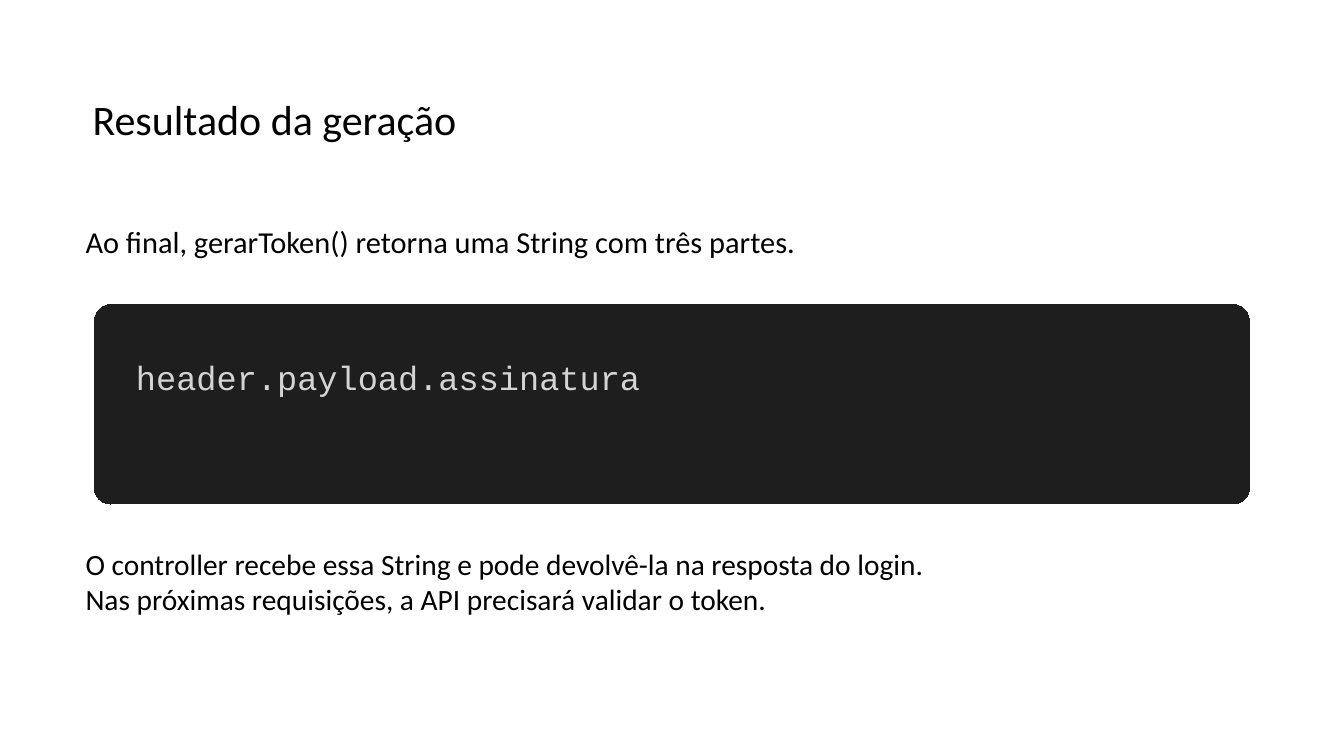
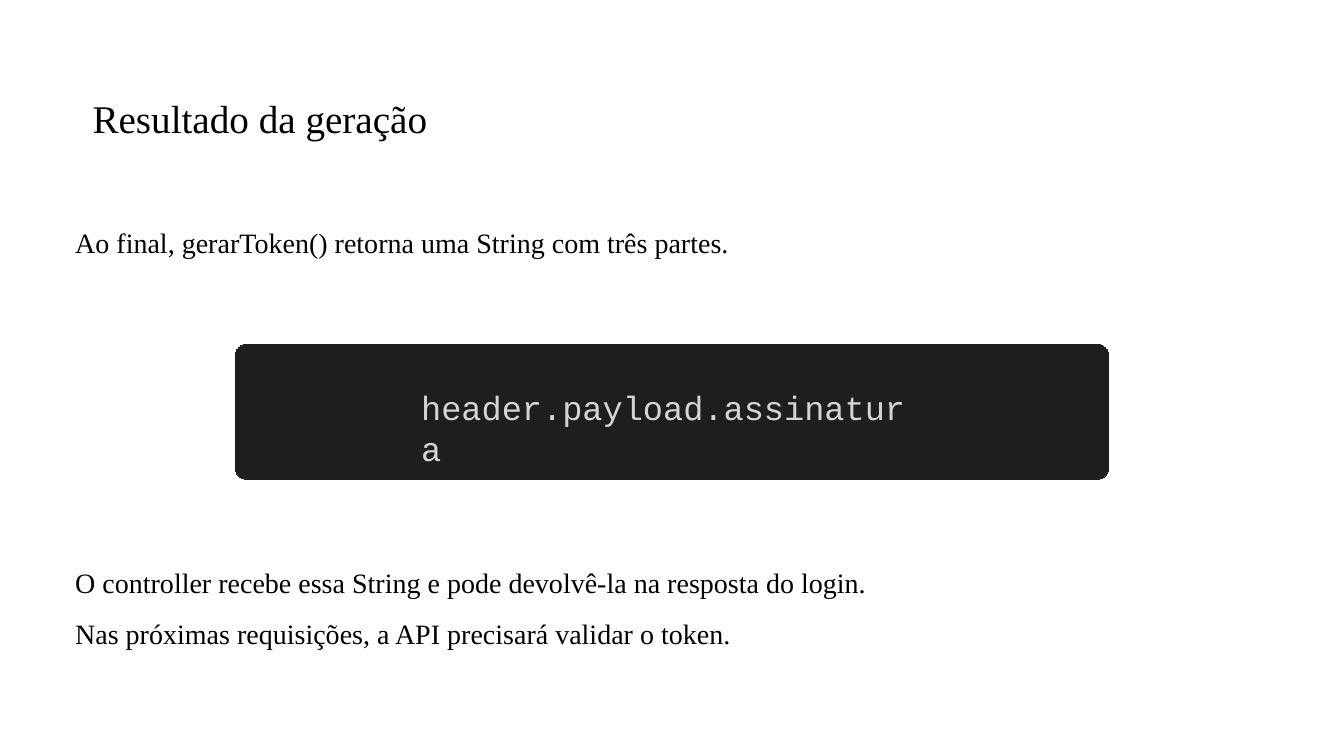
Before and after one commit to PedroMiho/UMC, a slide deck: slide 17 of engenharia-software/software-corporativo/boas-praticas/aula-07-JWT/spring-security.pptx (slide 16 before the commit). Drawn at 1344x756 pixels with LibreOffice and Linux fonts; fonts in the diff are those of the drawing; background and template pictures are left out. Boxes give left, top, right and bottom in pixels: in the first picture for what was removed or moved away, otherwise in the second. Text is boxed around its words. In the diff, an @@ line names an element or a change of style, - is before the commit and + after.

```diff
--- a/engenharia-software/software-corporativo/boas-praticas/aula-07-JWT/spring-security.pptx
+++ b/engenharia-software/software-corporativo/boas-praticas/aula-07-JWT/spring-security.pptx
@@ title "Resultado da geração" at box(93, 105, 428, 140): size 30 to 28 pt, font Calibri to Times New Roman @@
@@ text "Ao final, gerarToken() retorna uma ...": place and size @@
-text "Ao final, gerarToken() retorna uma ..." at box(86, 231, 795, 259)
+text "Ao final, gerarToken() retorna uma ..." at box(75, 233, 729, 258)
@@ text "Ao final, gerarToken() retorna uma ..." at box(75, 233, 729, 258): size 21.8 to 20 pt, font Calibri to Times New Roman; alignment left to justified @@
@@ rounded rectangle: place and size @@
-rounded rectangle at box(95, 304, 1250, 504)
+rounded rectangle at box(236, 345, 1109, 480)
@@ text "header.payload.assinatura" rewrapped from box(136, 365, 640, 397) to box(421, 396, 905, 427) @@
@@ text "O controller recebe essa String ...": place and size @@
-text "O controller recebe essa String ..." at box(86, 554, 923, 615)
+text "O controller recebe essa String ..." at box(75, 573, 866, 649)
@@ text "O controller recebe essa String ..." at box(75, 573, 866, 649): size 21 to 20 pt, font Calibri to Times New Roman; alignment left to justified; line spacing 1 to 1.5 @@
```
Also in this commit, not shown: 9 other slides changed, 4 slides added, 2 other files.
